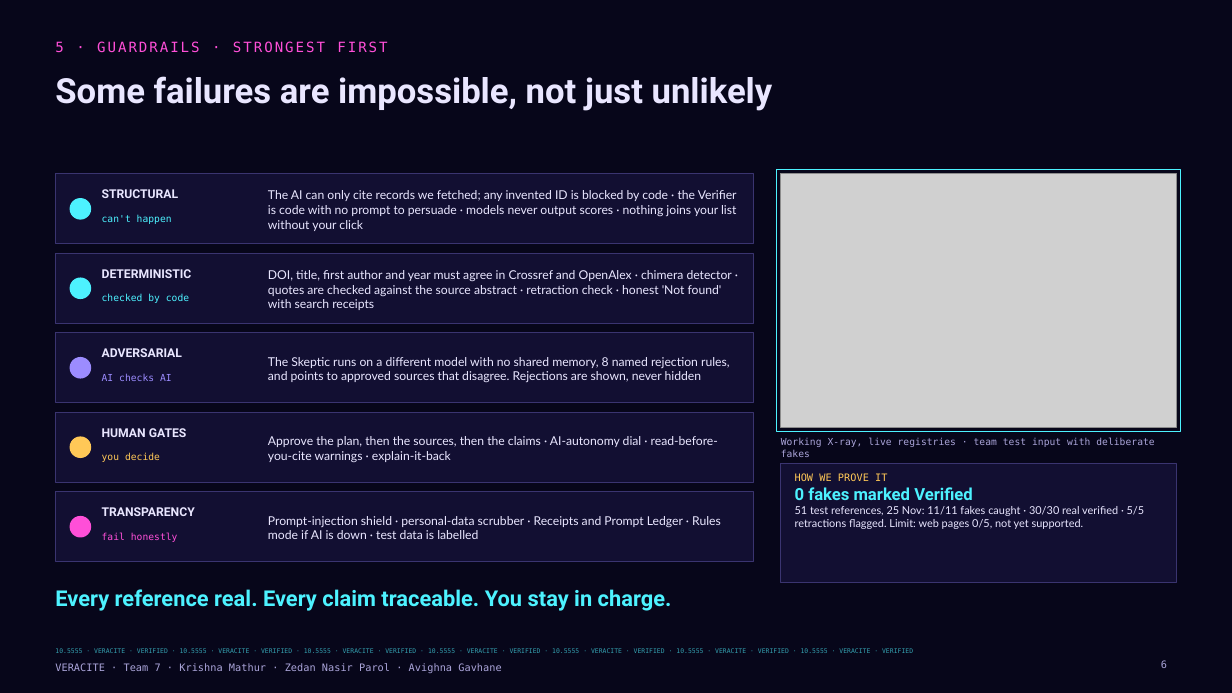
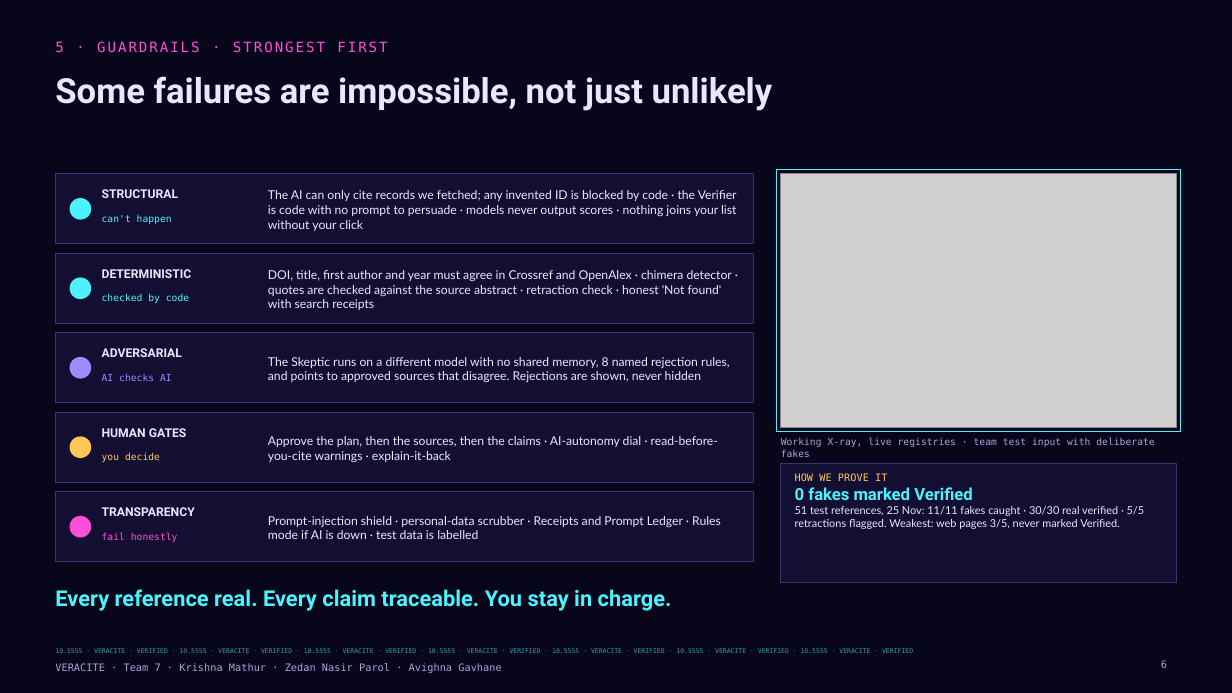
Before and after one commit to krish2105/veracite, a slide deck: slide 6 of submissions/phase1/Team7_Veracite_Phase1_Deck.pptx. Drawn at 1232x693 pixels with LibreOffice and Linux fonts; fonts in the diff are those of the drawing; grey boxes stand for pictures. Boxes give left, top, right and bottom in pixels: in the first picture for what was removed or moved away, otherwise in the second. Text is boxed around its words. In the diff, an @@ line names an element or a change of style, - is before the commit and + after.

```diff
--- a/submissions/phase1/Team7_Veracite_Phase1_Deck.pptx
+++ b/submissions/phase1/Team7_Veracite_Phase1_Deck.pptx
@@ text at bbox=[795, 506, 1145, 529]: text changed @@
-51 test references, 25 Nov: 11/11 fakes caught · 30/30 real verified · 5/5 retractions flagged. Limit: web pages 0/5, not yet supported.
+51 test references, 25 Nov: 11/11 fakes caught · 30/30 real verified · 5/5 retractions flagged. Weakest: web pages 3/5, never marked Verified.
```
Also in this commit, not shown: 3 other slides changed, 3 other files.
